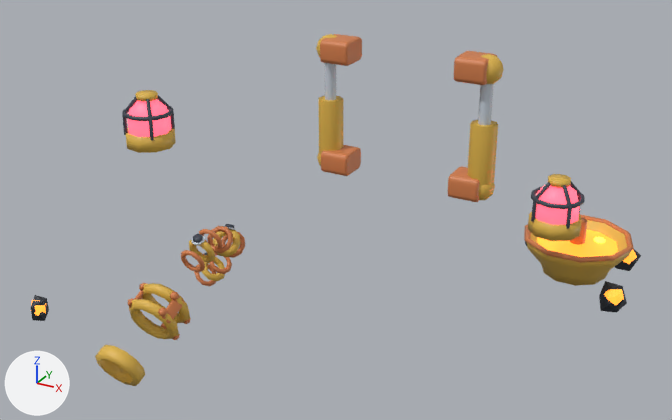
A saved change to the FBX model store-assets/buildings/LavaPump/fbx/LavaPump_T2_Upgrades.fbx.
Both versions are drawn from a 50 mm camera at (6.07, -11.21, 7.35) aimed at (0.22, -0.57, 2.03). The lights are fixed; the arrows at lower left show +X, +Y and +Z. The first picture is the older version. Vertices at exactly the same position are counted once.

Names of what the first picture shows: 'LavaPumpT2U1Clamps', 'LavaPumpT2U1Reinforce', 'LavaPumpT2U2Lamp1', 'LavaPumpT2U2Lamp1Glow', 'LavaPumpT2U2Lamp2', 'LavaPumpT2U2Lamp2Glow', 'LavaPumpT2U3Piston1', 'LavaPumpT2U3Piston2', 'LavaPumpT2U5Fountain', 'LavaPumpT2U5FountainGlow', 'LavaPumpT2U5GlowRocks', 'LavaPumpT2U5GlowRocksGlow'.
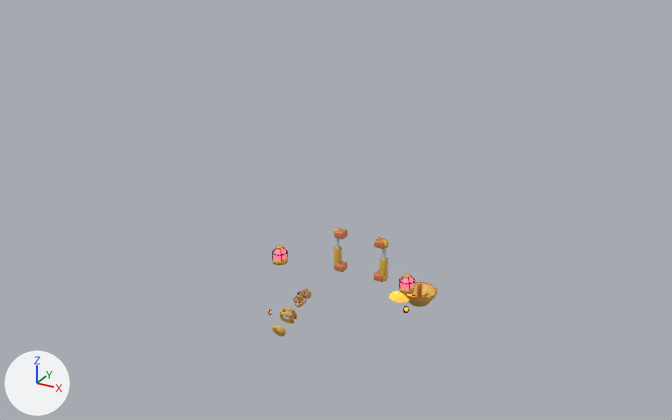
Where the newer file only moved an object's origin or applied its transform, the numbers keep the older frame.

What changed in the scene script:
```text
Change me_lavapumpt2u2lamp1_001:
    remove me_lavapumpt2u2lamp1_001.from_pydata(...)  # 186 vertices, 209 faces; spans x -3.078..-2.322, y -1.378..-0.622, z 2.65..3.446
    add me_lavapumpt2u2lamp1_001.from_pydata(...)  # 186 vertices, 209 faces; spans x -1.018..-0.769, y -0.456..-0.206, z 0.832..1.095
    me_lavapumpt2u2lamp1_001 part 9: the whole mesh is scaled about its middle by 0.331, then moved by (1.806, 0.669, -2.084)
Change me_lavapumpt2u1reinforce_001:
    remove me_lavapumpt2u1reinforce_001.from_pydata(...)  # 372 vertices, 408 faces; spans x -1.384..-0.616, y -4.086..-2.761, z 0.626..1.716
    add me_lavapumpt2u1reinforce_001.from_pydata(...)  # 372 vertices, 408 faces; spans x -0.458..-0.204, y -1.351..-0.913, z 0.163..0.523
    me_lavapumpt2u1reinforce_001 part 6: the whole mesh is scaled about its middle by 0.331, then moved by (0.669, 2.291, -0.828)
Change me_lavapumpt2u2lamp1glow_001:
    remove me_lavapumpt2u2lamp1glow_001.from_pydata(...)  # 38 vertices, 45 faces; spans x -3.001..-2.38, y -1.315..-0.685, z 2.874..3.37
    add me_lavapumpt2u2lamp1glow_001.from_pydata(...)  # 38 vertices, 45 faces; spans x -0.993..-0.788, y -0.435..-0.226, z 0.906..1.07
    me_lavapumpt2u2lamp1glow_001 part 2: the whole mesh is scaled about its middle by 0.331, then moved by (1.8, 0.669, -2.134)
Change me_lavapumpt2u3piston1_001:
    remove me_lavapumpt2u3piston1_001.from_pydata(...)  # 270 vertices, 377 faces; spans x 1.6..2.21, y 0.15..0.65, z 2.19..4.29
    add me_lavapumpt2u3piston1_001.from_pydata(...)  # 270 vertices, 377 faces; spans x 0.53..0.73, y 0.05..0.21, z 0.68..1.37
    me_lavapumpt2u3piston1_001 part 4: the whole mesh is scaled about its middle by 0.331, then moved by (-1.28, -0.27, -2.21)
Change me_lavapumpt2u3piston2_001:
    remove me_lavapumpt2u3piston2_001.from_pydata(...)  # 270 vertices, 377 faces; spans x -0.61..0.0, y 0.15..0.65, z 2.19..4.29
    add me_lavapumpt2u3piston2_001.from_pydata(...)  # 270 vertices, 377 faces; spans x -0.2..0.0, y 0.05..0.21, z 0.68..1.37
    me_lavapumpt2u3piston2_001 part 1: the whole mesh is scaled about its middle by 0.331, then moved by (0.2, -0.27, -2.21)
Change me_lavapumpt2u5fountain_001:
    remove me_lavapumpt2u5fountain_001.from_pydata(...)  # 124 vertices, 140 faces; spans x 2.13..3.87, y 1.47..3.13, z 0.45..1.35
    add me_lavapumpt2u5fountain_001.from_pydata(...)  # 124 vertices, 140 faces; spans x 0.7..1.28, y 0.49..1.03, z 0.1..0.4
    me_lavapumpt2u5fountain_001 part 5: the whole mesh is scaled about its middle by 0.331, then moved by (-2.01, -1.54, -0.65)
Change me_lavapumpt2u2lamp2_001:
    remove me_lavapumpt2u2lamp2_001.from_pydata(...)  # 186 vertices, 209 faces; spans x 2.622..3.378, y 0.422..1.178, z 1.78..2.576
    add me_lavapumpt2u2lamp2_001.from_pydata(...)  # 186 vertices, 209 faces; spans x 0.867..1.116, y 0.14..0.389, z 0.544..0.807
    me_lavapumpt2u2lamp2_001 part 7: the whole mesh is scaled about its middle by 0.331, then moved by (-2.009, -0.535, -1.502)
Change me_lavapumpt2u2lamp2glow_001:
    remove me_lavapumpt2u2lamp2glow_001.from_pydata(...)  # 38 vertices, 45 faces; spans x 2.699..3.32, y 0.485..1.115, z 2.004..2.5
    add me_lavapumpt2u2lamp2glow_001.from_pydata(...)  # 38 vertices, 45 faces; spans x 0.892..1.097, y 0.16..0.369, z 0.618..0.782
    me_lavapumpt2u2lamp2glow_001 part 8: the whole mesh is scaled about its middle by 0.331, then moved by (-2.015, -0.535, -1.552)
Change me_lavapumpt2u1clamps_001:
    remove me_lavapumpt2u1clamps_001.from_pydata(...)  # 453 vertices, 486 faces; spans x -1.739..-0.734, y -2.416..-1.092, z 0.737..2.026
    add me_lavapumpt2u1clamps_001.from_pydata(...)  # 453 vertices, 486 faces; spans x -0.576..-0.243, y -0.799..-0.361, z 0.199..0.626
    me_lavapumpt2u1clamps_001 part 3: the whole mesh is scaled about its middle by 0.331, then moved by (0.827, 1.174, -0.969)
Change ob_lavapumpt2u5glowrocksglow:
    ob_lavapumpt2u5glowrocksglow.scale: (1.0, 1.0, 1.0) -> (0.25, 0.25, 0.25)
Change ob_lavapumpt2u5glowrocks:
    ob_lavapumpt2u5glowrocks.scale: (1.0, 1.0, 1.0) -> (0.25, 0.25, 0.25)
Change ob_lavapumpt2u5fountainglow:
    ob_lavapumpt2u5fountainglow.scale: (1.0, 1.0, 1.0) -> (0.25, 0.25, 0.25)
```

Boxes [x1, y1, x2, y2] around the edits, measured in the pictures (672 x 420 px):
'LavaPumpT2U3Piston1', moved, rescaled (71% narrower, 70% shorter): before [448, 51, 503, 202]; after [374, 237, 389, 282]
'LavaPumpT2U3Piston2', moved, rescaled: before [316, 34, 362, 176]; after [333, 228, 348, 272]
'LavaPumpT2U5Fountain', moved, rescaled (68% narrower, 64% shorter): before [524, 215, 634, 286]; after [403, 282, 437, 307]
'LavaPumpT2U1Reinforce', moved, rescaled (73% narrower, 71% shorter): before [95, 283, 191, 386]; after [272, 307, 297, 336]
'LavaPumpT2U1Clamps', moved, rescaled (71% narrower, 68% shorter): before [181, 224, 245, 286]; after [293, 288, 311, 307]
'LavaPumpT2U2Lamp2', moved, rescaled (71% narrower, 68% shorter): before [528, 174, 585, 241]; after [399, 273, 415, 294]
'LavaPumpT2U2Lamp1', moved, rescaled (69% narrower, 67% shorter): before [122, 90, 176, 153]; after [272, 245, 288, 265]
'LavaPumpT2U5FountainGlow', rescaled: before [537, 229, 618, 257]; after [389, 291, 412, 303]
'LavaPumpT2U2Lamp2Glow', moved, rescaled: before [536, 185, 580, 225]; after [400, 277, 414, 289]
'LavaPumpT2U2Lamp1Glow', moved, rescaled: before [128, 99, 171, 137]; after [273, 249, 287, 260]
'LavaPumpT2U5GlowRocks', rescaled: before [31, 241, 641, 321]; after [268, 293, 415, 315]
'LavaPumpT2U5GlowRocksGlow', rescaled: before [31, 250, 637, 316]; after [268, 292, 415, 314]
